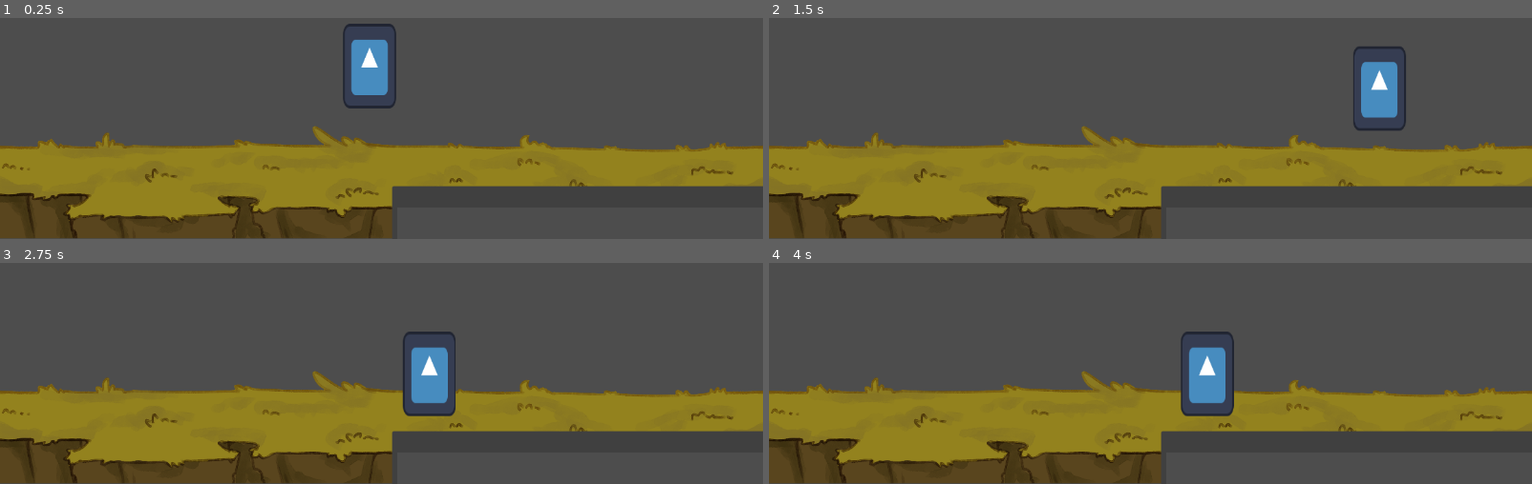
Above: before the commit, frames 1-4 (two rows, left to right).
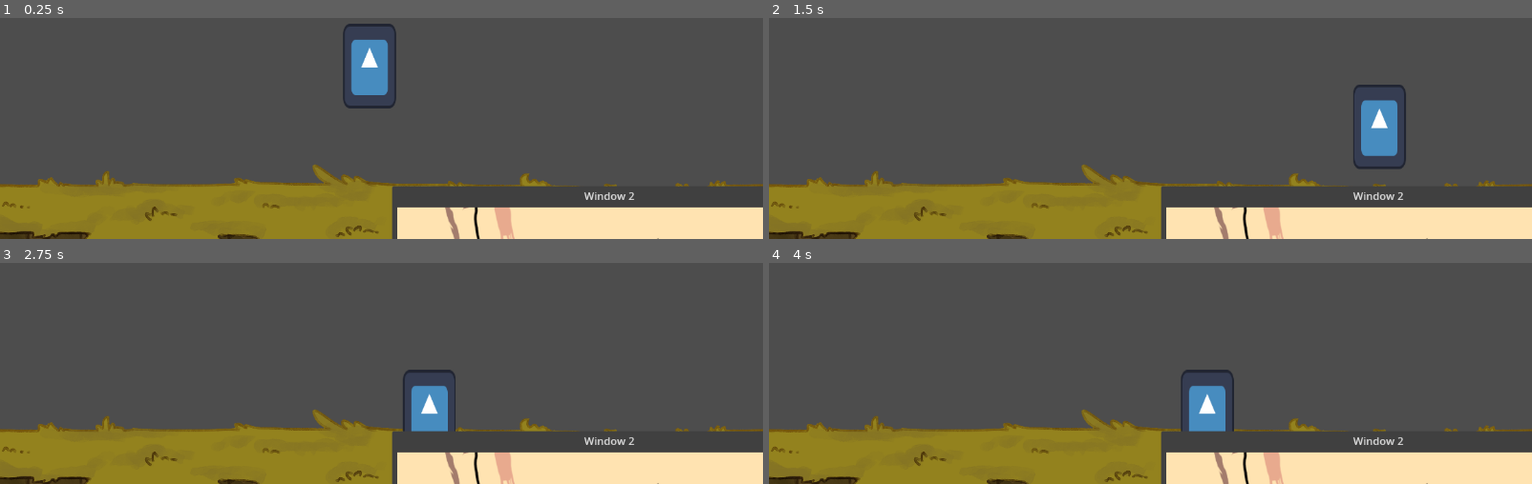
Above: after the commit, the same moments.

Repository: PanickAanval/SongofLyre
Game: Godot game, scene res://Scenes/World_1.tscn
Two runs of this game, one before a commit and one after it. Both use one fixed random seed, a clock stepped at 60 frames per second and the inputs below. The engine's default icon, where the game draws it, is replaced by a stand-in: a white triangle on a blue panel in a dark square.
Inputs:
- Up to frame 1 (0.25 s): no input
- Up to frame 2 (1.5 s): tap Enter at 0.5 s; hold D (move_right) from 0.53 s (still down); tap Shift (dash) at 0.6 s; tap Space (jump) at 0.77, 1.25 s; tap E (switch) at 1.35 s
- Up to frame 3 (2.75 s): tap Space (jump) at 1.52 s; release D (move_right) at 2.03 s; hold A (move_left) from 2.03 s (still down); tap Shift (dash) at 2.1 s
- Up to frame 4 (4 s): release A (move_left) at 2.78 s; hold D (move_right) from 2.78 s (still down); tap E (switch) at 2.85 s; tap Space (jump) at 3.02, 3.77 s; tap Enter at 3.5 s; tap Shift (dash) at 3.6 s

The runs differ from the first frame. In frame 1, 33% of the frame differs, in the area x 0-100%, y 49-100%; in frame 2, 34%, in the area x 0-100%, y 12-100%; in frame 3, 33%; in frame 4, 33%.

Commit message:
Added CRT Test asset

Diff:
--- a/Scenes/World_1.tscn
+++ b/Scenes/World_1.tscn
@@ -17,6 +17,7 @@
 metadata/_edit_horizontal_guides_ = [-13.0]
 
 [node name="Platform" type="StaticBody2D" parent="." unique_id=1049083937]
+position = Vector2(0, 58)
 
 [node name="Sprite2D" type="Sprite2D" parent="Platform" unique_id=835668854]
 position = Vector2(576, 562)
@@ -33,6 +34,7 @@
 script = ExtResource("3_xvgx3")
 
 [node name="Area2D" type="Area2D" parent="." unique_id=1539154868]
+position = Vector2(6, 45)
 script = ExtResource("4_2kgdh")
 
 [node name="CollisionShape2D" type="CollisionShape2D" parent="Area2D" unique_id=579411022]
--- a/Scenes/World_2.tscn
+++ b/Scenes/World_2.tscn
@@ -1,7 +1,8 @@
 [gd_scene format=3 uid="uid://bnvwenffl130y"]
 
 [ext_resource type="Script" uid="uid://dbbi8vkrn75kk" path="res://Scripts/window.gd" id="1_mvsta"]
-[ext_resource type="Texture2D" uid="uid://bb04ycfwrkyei" path="res://Assets/Environment/Floor.png" id="3_jy4hw"]
+[ext_resource type="Texture2D" uid="uid://pgmtqirht808" path="res://Assets/Environment/Background_test.png" id="2_x1jvy"]
+[ext_resource type="Texture2D" uid="uid://chbmew38ge81q" path="res://Assets/Environment/Foreground_test.png" id="3_apiyp"]
 [ext_resource type="PackedScene" uid="uid://ce0dcipbwk0x" path="res://Scenes/player.tscn" id="3_srjdr"]
 
 [sub_resource type="RectangleShape2D" id="RectangleShape2D_x1jvy"]
@@ -13,12 +14,18 @@
 size = Vector2i(1000, 1000)
 script = ExtResource("1_mvsta")
 
+[node name="Sprite2D2" type="Sprite2D" parent="." unique_id=576751636]
+position = Vector2(551, 300)
+scale = Vector2(0.90234375, 0.8645833)
+texture = ExtResource("2_x1jvy")
+
 [node name="Platform" type="StaticBody2D" parent="." unique_id=278008828]
+position = Vector2(0, 58)
 
 [node name="Sprite2D" type="Sprite2D" parent="Platform" unique_id=1971088432]
-position = Vector2(576, 562)
-scale = Vector2(0.3, 0.3)
-texture = ExtResource("3_jy4hw")
+position = Vector2(573, 244)
+scale = Vector2(0.90234375, 0.8645833)
+texture = ExtResource("3_apiyp")
 
 [node name="CollisionShape2D" type="CollisionShape2D" parent="Platform" unique_id=900716748]
 position = Vector2(575.85, 609.7)
--- a/Scripts/Window_CTRL.gd
+++ b/Scripts/Window_CTRL.gd
@@ -8,4 +8,4 @@
 	d.visible = true
 	d.position = Vector2(600,600)
 	d.title = "Window 2"
-	d.size = Vector2(1200,800)
+	d.size = Vector2(640,480)
Binary file added: Assets/Environment/Background_test.png
Not shown, added: Assets/Environment/Background_test.png.import
Binary file added: Assets/Environment/Foreground_test.png
Not shown, added: Assets/Environment/Foreground_test.png.import
